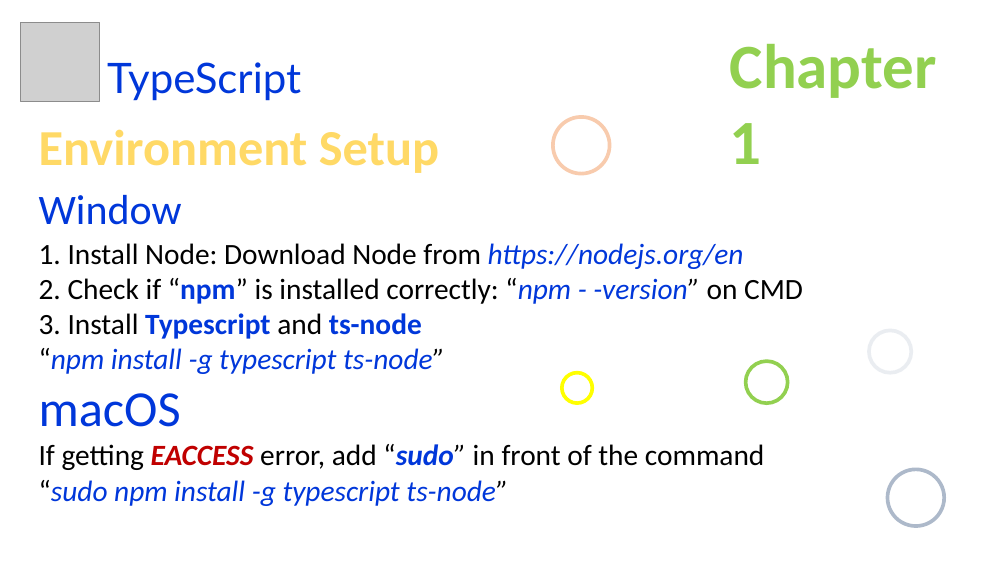
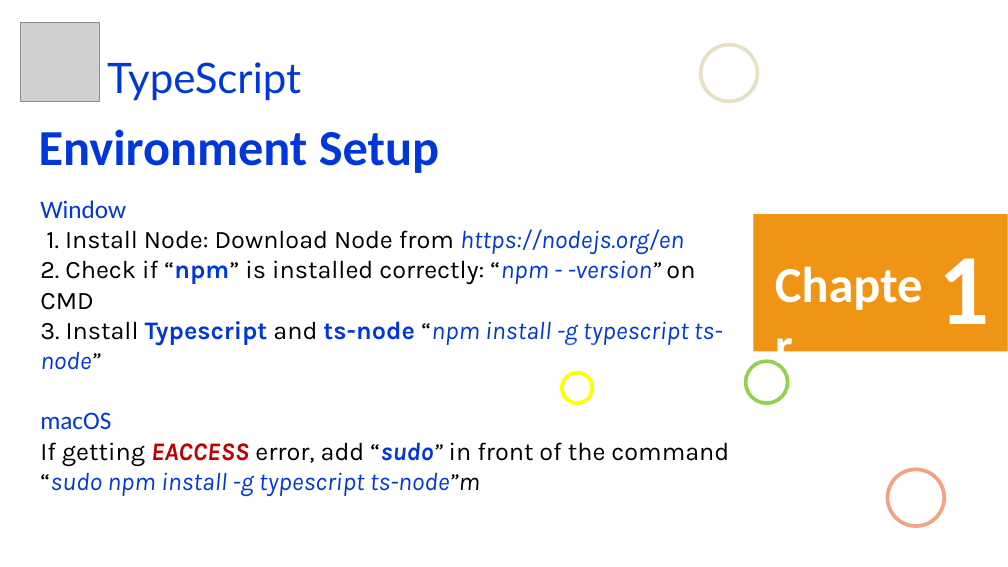
Before and after one commit to uidhtml/typescript-tutorials, a slide deck: slide 2 of typescript-tutorials.pptx. Drawn at 1008x567 pixels with LibreOffice and Linux fonts; fonts in the diff are those of the drawing; grey boxes stand for pictures; background and template pictures are left out. Boxes give left, top, right and bottom in pixels: in the first picture for what was removed or moved away, otherwise in the second. Text is boxed around its words. In the diff, an @@ line names an element or a change of style, - is before the commit and + after.

Commit message:
Added chapter 7

```diff
--- a/typescript-tutorials.pptx
+++ b/typescript-tutorials.pptx
@@ ellipse: place and size @@
-ellipse at box(553, 117, 609, 174)
+ellipse at box(701, 45, 758, 101)
@@ ellipse at box(701, 45, 758, 101): outline #F8CBAD 3.5 pt to #E6E1C4 3.5 pt @@
@@ text "Environment Setup" at box(39, 129, 439, 173): text colour #FFD966 to #0037DA @@
@@ rectangle added at box(0, 174, 747, 535), fill #FFFFFF @@
@@ text at box(40, 200, 722, 370): size 40 to 24 pt in "Window"; size 28 to 24 pt, font Calibri to Karla in "1. Install Node: Download Node from https://nodejs.org/en ...", "3. Install Typescript and ts-node “npm install ..." @@
@@ rectangle added at box(753, 214, 1008, 352), fill #F09415 @@
@@ text added at box(768, 249, 939, 318), 48 pt, text #FFFFFF, bold @@
+Chapter
@@ text at box(939, 258, 990, 324): text changed; size 60 to 96 pt; text colour #92D050 to #FFFFFF @@
-Chapter 1
+1
@@ ellipse removed at box(869, 330, 911, 373) @@
@@ text at box(40, 412, 729, 496): text changed; size 28 to 24 pt; font Calibri to Karla @@
-macOS
-If getting EACCESS error, add “sudo” in front of the command
-“sudo npm install -g typescript ts-node”
+macOS
+If getting EACCESS error, add “sudo” in front of the command
+“sudo npm install -g typescript ts-node”m
@@ ellipse at box(888, 470, 944, 526): outline #ADB9CA 3.5 pt to #F4A283 3.5 pt @@
```
Also in this commit, not shown: 13 other slides changed, 3 slides added, 3 slides removed, 1 other file.
